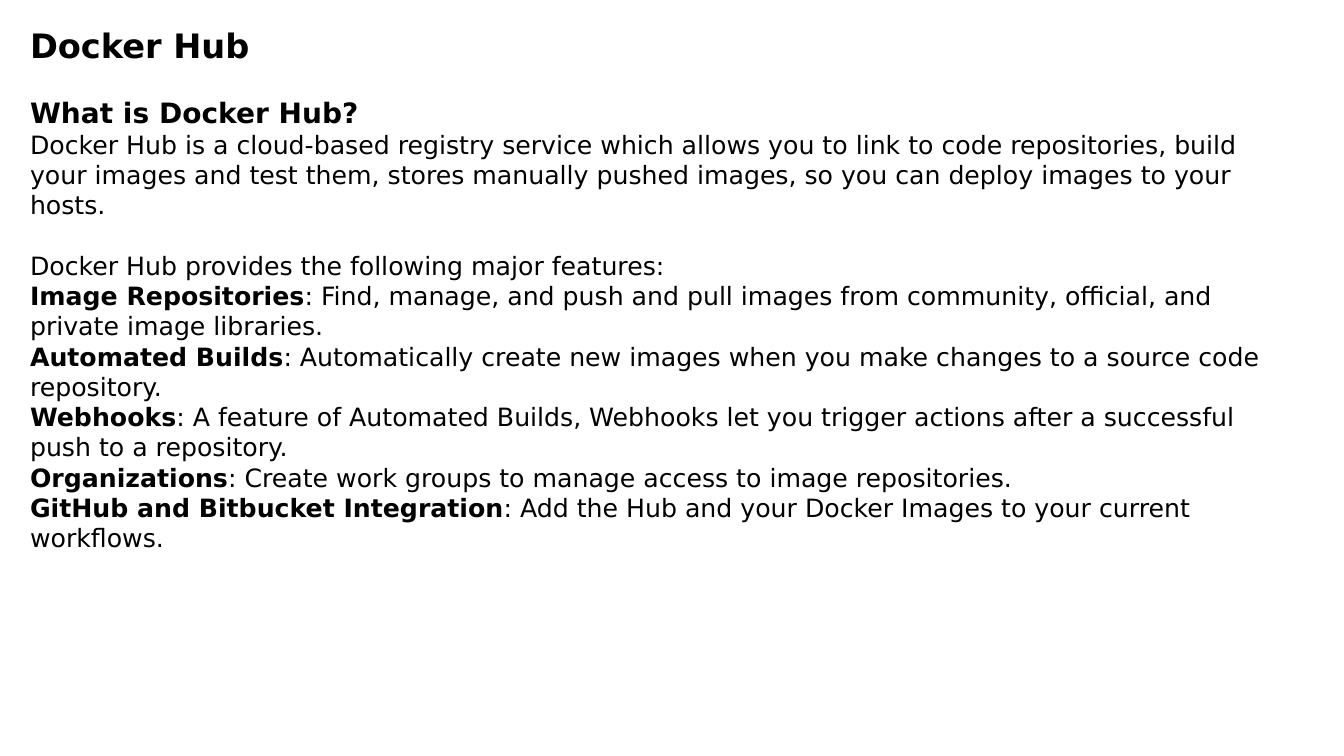
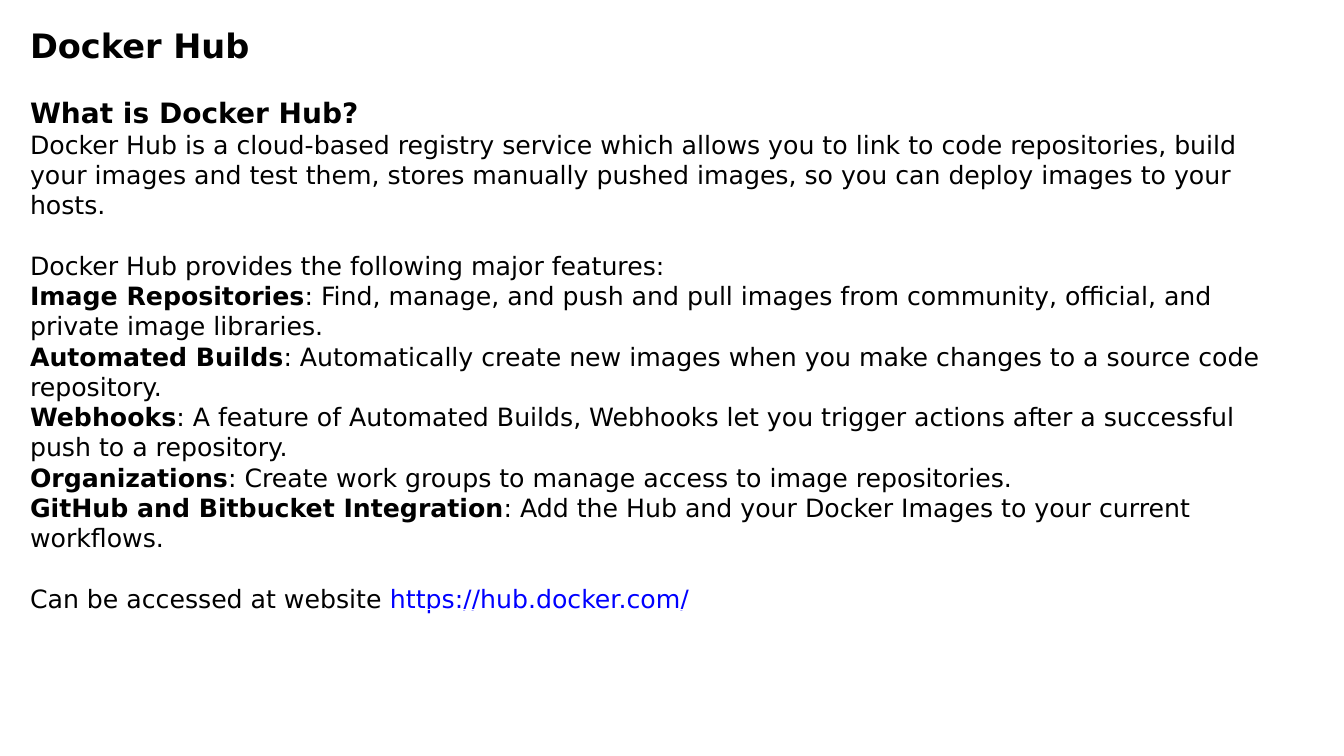
Before and after one commit to luisnabais-courses/course_docker, a slide deck: slide 7 of slides/course_slides.pptx. Drawn at 1344x756 pixels with LibreOffice and Linux fonts; fonts in the diff are those of the drawing; background and template pictures are left out. Boxes give left, top, right and bottom in pixels: in the first picture for what was removed or moved away, otherwise in the second. Text is boxed around its words. In the diff, an @@ line names an element or a change of style, - is before the commit and + after.

```diff
--- a/slides/course_slides.pptx
+++ b/slides/course_slides.pptx
@@ text at (30, 589, 689, 614): paragraph added @@
+Can be accessed at website https://hub.docker.com/
```
Also in this commit, not shown: 4 other slides changed, 1 slide removed, 2 other files.
